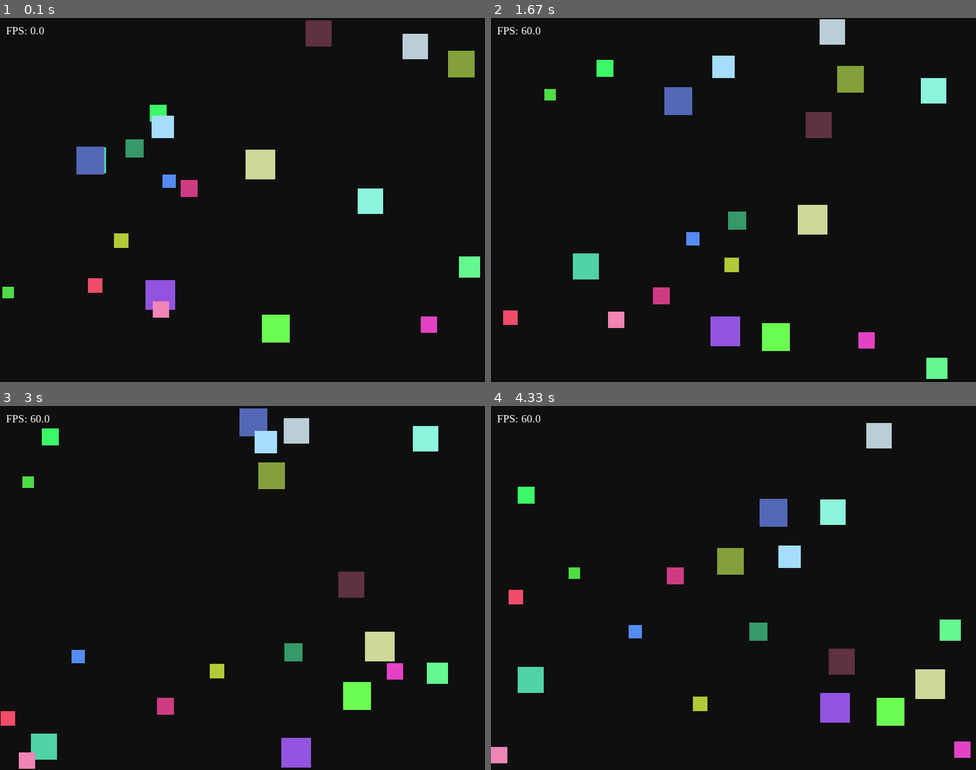
Above: before the commit, frames 1-4 (two rows, left to right).
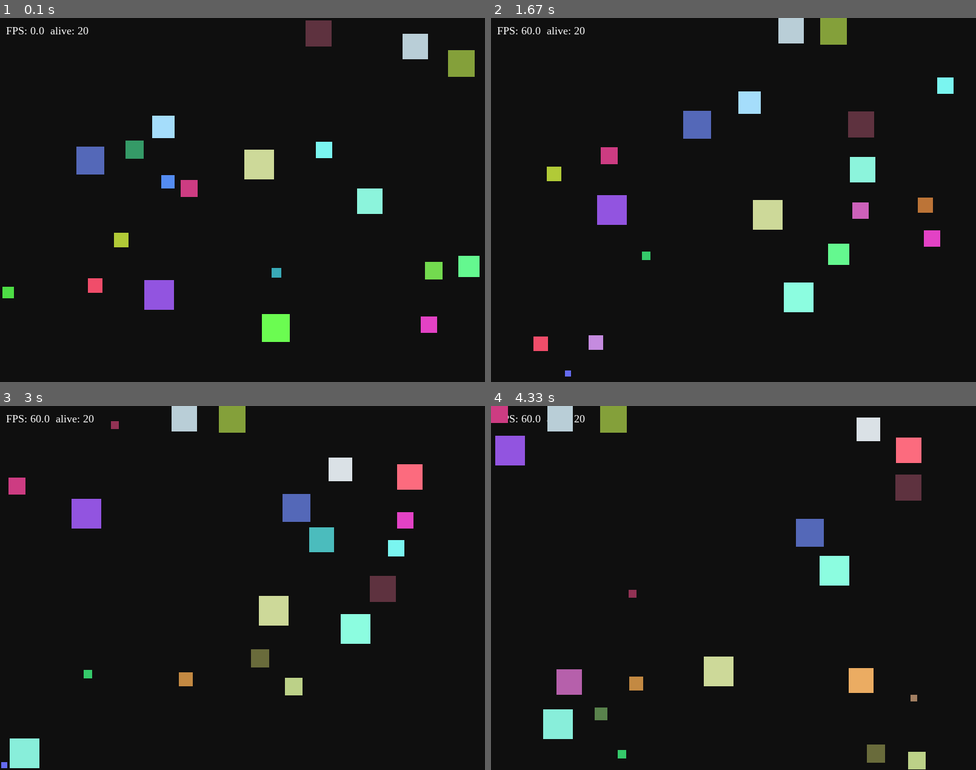
Above: after the commit, the same moments.

Repository: afinakholidi67/lab8-pygame
Game: pygame game, started from main.py
Same seed, same stepped clock (60 frames per second), same inputs: the game is played once before the commit and once after it.
Inputs:
- Up to frame 1 (0.1 s): no input
- Up to frame 2 (1.67 s): no input
- Up to frame 3 (3 s): no input
- Up to frame 4 (4.33 s): no input

The runs differ from the first frame. In frame 1, 1.0% of the frame differs, in the area x 10-99%, y 2-90%; in frame 2, 10%; in frame 3, 11%; in frame 4, 11%, in the area x 0-99%, y 0-100%.

Commit message:
feat: life span and rebirth

Diff:
--- a/main.py
+++ b/main.py
@@ -12,6 +12,8 @@
 DIRECTION_JITTER_CHANCE_PER_SECOND = 2.0
 MAX_DIRECTION_JITTER_DEGREES = 15.0
 THREAT_RADIUS = 80.0
+HUNT_RADIUS = 120.0
+SPAWN_INTERVAL = 3.0
 
 
 Square = dict[str, float | tuple[int, int, int]]
@@ -30,6 +32,8 @@
         "size": float(size),
         "max_speed": max_speed,
         "color": (random.randint(50, 255), random.randint(50, 255), random.randint(50, 255)),
+        "dead": 0.0,
+        "life": float(random.uniform(30.0, 180.0)),
     }
 
 
@@ -62,6 +66,10 @@
     return new_vx, new_vy
 
 
+def rects_overlap(ax: float, ay: float, as_: float, bx: float, by: float, bs: float) -> bool:
+    return ax < bx + bs and ax + as_ > bx and ay < by + bs and ay + as_ > by
+
+
 def update_square(square: Square, all_squares: list[Square], dt_seconds: float) -> None:
     vx = float(square["vx"])
     vy = float(square["vy"])
@@ -70,24 +78,42 @@
     y = float(square["y"]) + vy
 
     closest_threat = None
-    min_dist = THREAT_RADIUS
+    closest_prey = None
+    min_threat_dist = THREAT_RADIUS
+    min_prey_dist = HUNT_RADIUS
 
     for other in all_squares:
-        if other is square: continue
-        if float(other["size"]) > size:
-            dx = x - float(other["x"])
-            dy = y - float(other["y"])
-            dist = math.hypot(dx, dy)
-            if dist < min_dist:
-                min_dist = dist
-                closest_threat = (dx, dy)
+        if other is square:
+            continue
+        other_size = float(other["size"])
+        dx = float(other["x"]) - x
+        dy = float(other["y"]) - y
+        dist = math.hypot(dx, dy)
+
+        if other_size > size and dist < min_threat_dist:
+            min_threat_dist = dist
+            closest_threat = (-dx, -dy)
+
+        elif other_size < size and dist < min_prey_dist:
+            min_prey_dist = dist
+            closest_prey = (dx, dy, other)
+
     if closest_threat:
         dx, dy = closest_threat
-        if min_dist > 0:
-            target_vx = (dx / min_dist) * float(square["max_speed"])
-            target_vy = (dy / min_dist) * float(square["max_speed"])
-            vx += (target_vx - vx) * 0.1
-            vy += (target_vy - vy) * 0.1
+        dist = math.hypot(dx, dy)
+        if dist > 0:
+            target_vx = (dx / dist) * float(square["max_speed"])
+            target_vy = (dy / dist) * float(square["max_speed"])
+            vx += (target_vx - vx) * 0.15
+            vy += (target_vy - vy) * 0.15
+    elif closest_prey:
+        dx, dy, prey = closest_prey
+        dist = math.hypot(dx, dy)
+        if dist > 0:
+            target_vx = (dx / dist) * float(square["max_speed"])
+            target_vy = (dy / dist) * float(square["max_speed"])
+            vx += (target_vx - vx) * 0.08
+            vy += (target_vy - vy) * 0.08
     else:
         vx, vy = apply_random_direction_jitter(square, vx, vy, dt_seconds)
 
@@ -112,6 +138,25 @@
     square["y"] = y
     square["vx"] = vx
     square["vy"] = vy
+    square["life"] = float(square["life"]) - dt_seconds
+def check_kills(squares: list[Square]) -> set[int]:
+    killed = set()
+    for i, a in enumerate(squares):
+        if i in killed:
+            continue
+        for j, b in enumerate(squares):
+            if j <= i or j in killed:
+                continue
+            a_size = float(a["size"])
+            b_size = float(b["size"])
+            if a_size == b_size:
+                continue
+            if rects_overlap(float(a["x"]), float(a["y"]), a_size, float(b["x"]), float(b["y"]), b_size):
+                if a_size > b_size:
+                    killed.add(j)
+                else:
+                    killed.add(i)
+    return killed
 
 
 def draw_square(screen: pygame.Surface, square: Square) -> None:
@@ -130,11 +175,13 @@
     clock = pygame.time.Clock()
 
     squares = init_squares()
+    spawn_timer = 0.0
     running = True
 
     while running:
         dt = clock.tick(FPS)
         dt_seconds = dt / 1000.0
+        spawn_timer += dt_seconds
 
         for event in pygame.event.get():
             if event.type == pygame.QUIT:
@@ -143,9 +190,16 @@
         for square in squares:
             update_square(square, squares, dt_seconds)
 
+        killed = check_kills(squares)
+        squares = [s for i, s in enumerate(squares) if i not in killed and s["life"] > 0]
+        while len(squares) < NUM_SQUARES:
+            squares.append(create_square())
+        if spawn_timer >= SPAWN_INTERVAL:
+            spawn_timer = 0.0
+            squares.append(create_square())
+
         screen.fill((15, 15, 15))
-
-        fps_text = font.render(f"FPS: {clock.get_fps():.1f}", True, (255, 255, 255))
+        fps_text = font.render(f"FPS: {clock.get_fps():.1f}  alive: {len(squares)}", True, (255, 255, 255))
         screen.blit(fps_text, (10, 10))
 
         for square in squares:
Not shown, changed: README.md
Not shown, added: .github/agents/code-explorer-template.html
Not shown, added: .github/agents/code-explorer.agent.md
Not shown, changed: .github/agents/journal-logger.agent.md
Not shown, changed: JOURNAL.md
Not shown, changed: MY_NOTES.md
Not shown, added: docs/code_explorer.html
